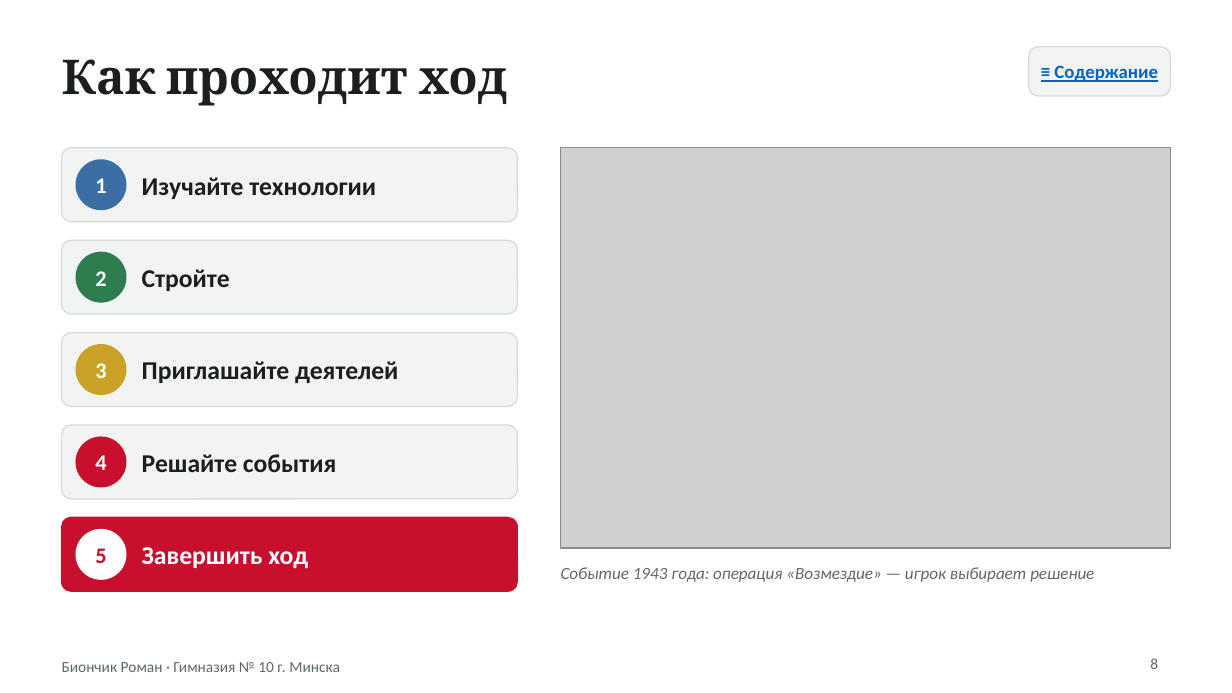
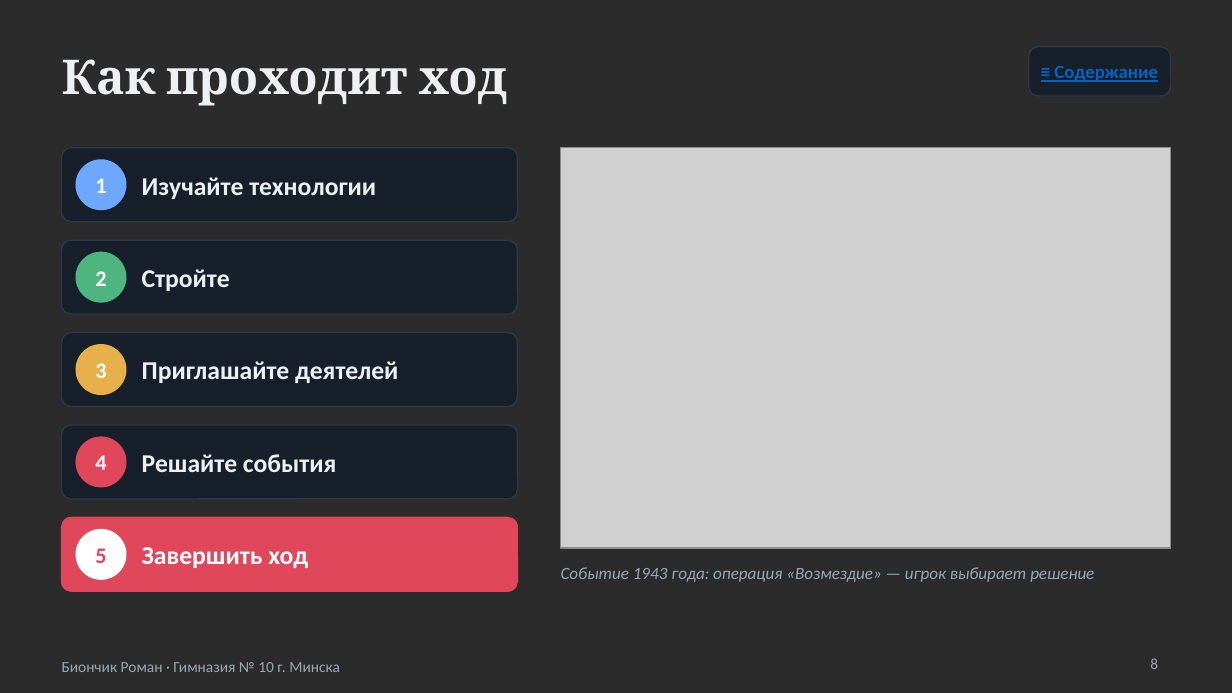
Before and after one commit to rteaminfo1-source/xy-, a slide deck: slide 8 of belarus-game/docs/Презентация - Судьба Республики Беларусь.pptx. Drawn at 1232x693 pixels with LibreOffice and Linux fonts; fonts in the diff are those of the drawing; grey boxes stand for pictures; background and template pictures are left out; a plain dark background stands for a picture behind light text. Boxes give left, top, right and bottom in pixels: in the first picture for what was removed or moved away, otherwise in the second. Text is boxed around its words. In the diff, an @@ line names an element or a change of style, - is before the commit and + after.

```diff
--- a/belarus-game/docs/Презентация - Судьба Республики Беларусь.pptx
+++ b/belarus-game/docs/Презентация - Судьба Республики Беларусь.pptx
@@ background #FFFFFF to picture (left out) @@
@@ ellipse at [76, 160, 126, 209]: fill #3B6EA5 to #6EA8FE; outline #3B6EA5 1 pt to #6EA8FE 1 pt @@
@@ ellipse at [76, 253, 126, 302]: fill #2E7D4F to #4FB57E; outline #2E7D4F 1 pt to #4FB57E 1 pt @@
@@ ellipse at [76, 345, 126, 394]: fill #C9A227 to #E8B04B; outline #C9A227 1 pt to #E8B04B 1 pt @@
@@ fill #F1F4F2 to #17202A; outline #D5DCD8 0.75 pt to #2C3946 0.75 pt in 5 elements at [1029, 47, 1170, 96], [62, 148, 517, 222], [62, 240, 517, 314], [62, 333, 517, 407], [62, 425, 517, 499] @@
@@ ellipse at [76, 437, 126, 487]: fill #C8102E to #E0475B; outline #C8102E 1 pt to #E0475B 1 pt @@
@@ text colour #1B1F1D to #EEF1F4 in 5 elements at [62, 59, 507, 106], [142, 177, 376, 199], [142, 269, 230, 291], [142, 361, 398, 383], [142, 454, 336, 472] @@
@@ rounded rectangle at [62, 517, 517, 591]: fill #C8102E to #E0475B; outline #C8102E 0.75 pt to #E0475B 0.75 pt @@
@@ text "5" at [95, 548, 106, 563]: text colour #C8102E to #E0475B @@
@@ text colour #5E6A64 to #9AA8B6 in 3 elements at [561, 567, 1094, 582], [1150, 658, 1158, 669], [62, 662, 340, 672] @@
```
Also in this commit, not shown: 21 other slides changed, 2 other files.
